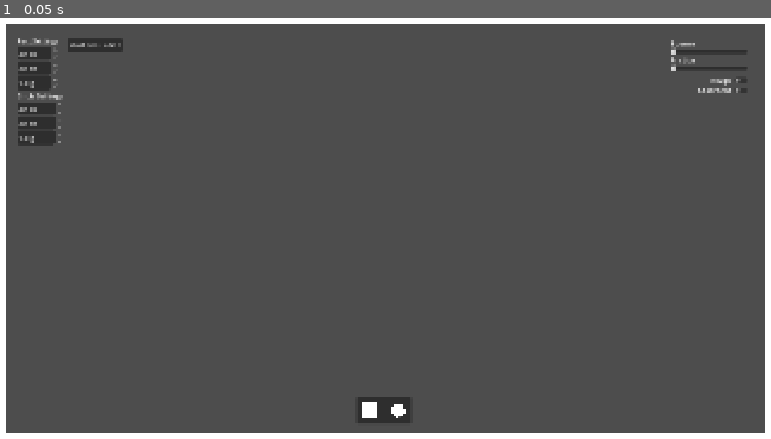
Above: before the commit, frame 1.
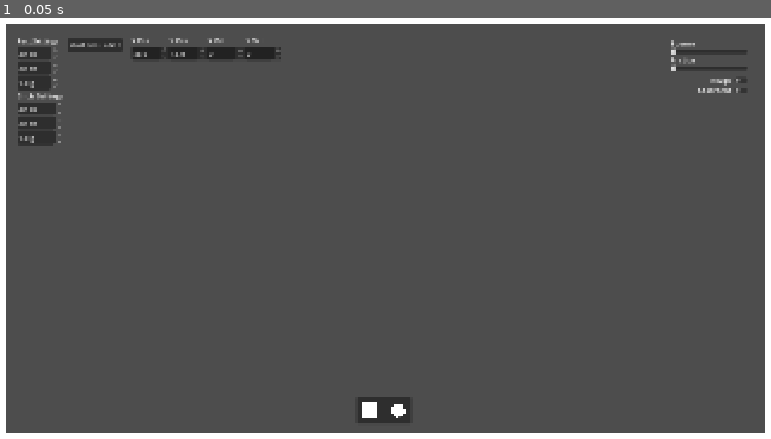
Above: after the commit, the same moment.

Repository: jp-webrealm/Physics-Sim
Game: Godot game, scene res://scenes/main.tscn
Same seed, same stepped clock (60 frames per second), same inputs: the game is played once before the commit and once after it.
Inputs:
- Up to frame 1 (0.05 s): no input

The runs differ from the first frame. In frame 1, 0.6% of the frame differs, in the area x 17-37%, y 4-10%.

Commit message:
started inspect menu (needs to be fixed, not working as of current)

Diff:
--- /dev/null
+++ b/physics-sim/scenes/inspector_panel.tscn
@@ -0,0 +1,69 @@
+[gd_scene format=3 uid="uid://bqx2fg3iutshh"]
+
+[node name="InspectorPanel" type="PanelContainer" unique_id=554557418]
+process_mode = 3
+anchors_preset = -1
+anchor_left = 1.0
+anchor_right = 1.0
+offset_left = -1904.0
+offset_top = -48.0
+offset_right = -1544.0
+offset_bottom = -17.0
+grow_horizontal = 0
+
+[node name="HBoxContainer" type="HBoxContainer" parent="." unique_id=1651656598]
+layout_mode = 2
+
+[node name="XSpin" type="SpinBox" parent="HBoxContainer" unique_id=1510914748]
+unique_name_in_owner = true
+layout_mode = 2
+min_value = 48.0
+max_value = 1872.0
+step = 0.25
+value = 48.0
+
+[node name="YSpin" type="SpinBox" parent="HBoxContainer" unique_id=1425137709]
+unique_name_in_owner = true
+layout_mode = 2
+min_value = 48.0
+max_value = 1040.0
+step = 0.25
+value = 48.0
+
+[node name="VxSpin" type="SpinBox" parent="HBoxContainer" unique_id=744843940]
+unique_name_in_owner = true
+layout_mode = 2
+step = 5.0
+allow_greater = true
+allow_lesser = true
+
+[node name="VySpin" type="SpinBox" parent="HBoxContainer" unique_id=2118341152]
+unique_name_in_owner = true
+layout_mode = 2
+step = 5.0
+allow_greater = true
+allow_lesser = true
+
+[node name="Label" type="Label" parent="." unique_id=1910640108]
+layout_mode = 2
+offset_transform_enabled = true
+offset_transform_position = Vector2(0, -32)
+text = "X Pos"
+
+[node name="Label2" type="Label" parent="." unique_id=970910958]
+layout_mode = 2
+offset_transform_enabled = true
+offset_transform_position = Vector2(92, -32)
+text = "Y Pos"
+
+[node name="Label3" type="Label" parent="." unique_id=846805320]
+layout_mode = 2
+offset_transform_enabled = true
+offset_transform_position = Vector2(184, -32)
+text = "X Vel"
+
+[node name="Label4" type="Label" parent="." unique_id=19893596]
+layout_mode = 2
+offset_transform_enabled = true
+offset_transform_position = Vector2(276, -32)
+text = "Y Vel"
--- a/physics-sim/scenes/main.tscn
+++ b/physics-sim/scenes/main.tscn
@@ -9,6 +9,7 @@
 [ext_resource type="Script" uid="uid://bs6beilvk3h20" path="res://scripts/settings.gd" id="5_tefeu"]
 [ext_resource type="PackedScene" uid="uid://doemrdca4b7xn" path="res://scenes/circle.tscn" id="6_tipki"]
 [ext_resource type="PackedScene" uid="uid://dmfpfuvi10t8w" path="res://scenes/materials.tscn" id="8_85g3d"]
+[ext_resource type="PackedScene" uid="uid://bqx2fg3iutshh" path="res://scenes/inspector_panel.tscn" id="9_choun"]
 
 [sub_resource type="RectangleShape2D" id="RectangleShape2D_g4v7s"]
 size = Vector2(1152, 51)
@@ -79,10 +80,10 @@
 anchors_preset = 15
 anchor_right = 1.0
 anchor_bottom = 1.0
-offset_left = 31.0
-offset_top = 59.0
-offset_right = 31.0
-offset_bottom = 59.0
+offset_left = 48.0
+offset_top = 48.0
+offset_right = -48.0
+offset_bottom = -40.0
 grow_horizontal = 2
 grow_vertical = 2
 mouse_filter = 1
@@ -198,6 +199,12 @@
 offset_right = -88.0
 offset_bottom = 88.0
 
+[node name="InspectorPanel" parent="ui" unique_id=554557418 instance=ExtResource("9_choun")]
+offset_left = -1566.0
+offset_top = 109.0
+offset_right = -1206.0
+offset_bottom = 140.0
+
 [node name="spawned shapes" type="Node2D" parent="." unique_id=1106244222]
 script = ExtResource("3_1bvp3")
 
--- /dev/null
+++ b/physics-sim/scripts/inspector_panel.gd
@@ -0,0 +1,48 @@
+extends PanelContainer
+
+var selected: Shape = null
+
+@onready var x_spin: SpinBox = %XSpin
+@onready var y_spin: SpinBox = %YSpin
+@onready var vx_spin: SpinBox = %VxSpin
+@onready var vy_spin: SpinBox = %VySpin
+
+func _ready() -> void:
+	x_spin.value_changed.connect(_on_value_changed)
+	y_spin.value_changed.connect(_on_value_changed)
+	vx_spin.value_changed.connect(_on_value_changed)
+	vy_spin.value_changed.connect(_on_value_changed)
+
+func _process(_delta: float) -> void:
+	# Only editable while paused; hide once the sim starts
+	visible = selected != null and is_instance_valid(selected) and get_tree().paused
+
+func _unhandled_input(event: InputEvent) -> void:
+	if not get_tree().paused:
+		return
+	if event is InputEventMouseButton and event.pressed and event.button_index == MOUSE_BUTTON_LEFT:
+		var world_pos: Vector2 = get_viewport().get_canvas_transform().affine_inverse() * event.position
+		var query := PhysicsPointQueryParameters2D.new()
+		query.position = world_pos
+		query.collide_with_bodies = true
+		var hits := get_viewport().world_2d.direct_space_state.intersect_point(query, 1)
+		if hits.size() > 0 and hits[0].collider is Shape:
+			_select(hits[0].collider)
+		else:
+			selected = null
+
+func _select(shape: Shape) -> void:
+	selected = shape
+	# set_value_no_signal avoids triggering _on_value_changed while populating
+	x_spin.set_value_no_signal(shape.global_position.x)
+	y_spin.set_value_no_signal(shape.global_position.y)
+	vx_spin.set_value_no_signal(shape.linear_velocity.x)
+	vy_spin.set_value_no_signal(shape.linear_velocity.y)
+
+func _on_value_changed(_value: float) -> void:
+	if selected == null or not is_instance_valid(selected):
+		return
+	selected.set_initial_state(
+		Vector2(x_spin.value, y_spin.value),
+		Vector2(vx_spin.value, vy_spin.value)
+	)
--- a/physics-sim/scripts/shape.gd
+++ b/physics-sim/scripts/shape.gd
@@ -31,6 +31,12 @@
 		return constant_force / shape_weight
 	add_child(velocity_arrow)
 	add_child(accel_arrow)
+	velocity_arrow.process_mode = Node.PROCESS_MODE_ALWAYS
+	accel_arrow.process_mode = Node.PROCESS_MODE_ALWAYS
+
+func set_initial_state(pos: Vector2, vel: Vector2) -> void:
+	global_position = pos
+	linear_velocity = vel
 
 func _physics_process(delta: float) -> void:
 	pass
--- a/physics-sim/scripts/spawned_shapes.gd
+++ b/physics-sim/scripts/spawned_shapes.gd
@@ -1,8 +1,10 @@
 extends Node2D
 
+var paused = true;
 
 func _ready() -> void:
 	get_tree().paused = true
 
 func _on_start_button_button_up() -> void:
-	get_tree().paused = false
+	get_tree().paused = !paused
+	paused = !paused
Not shown, added: physics-sim/scripts/inspector_panel.gd.uid
